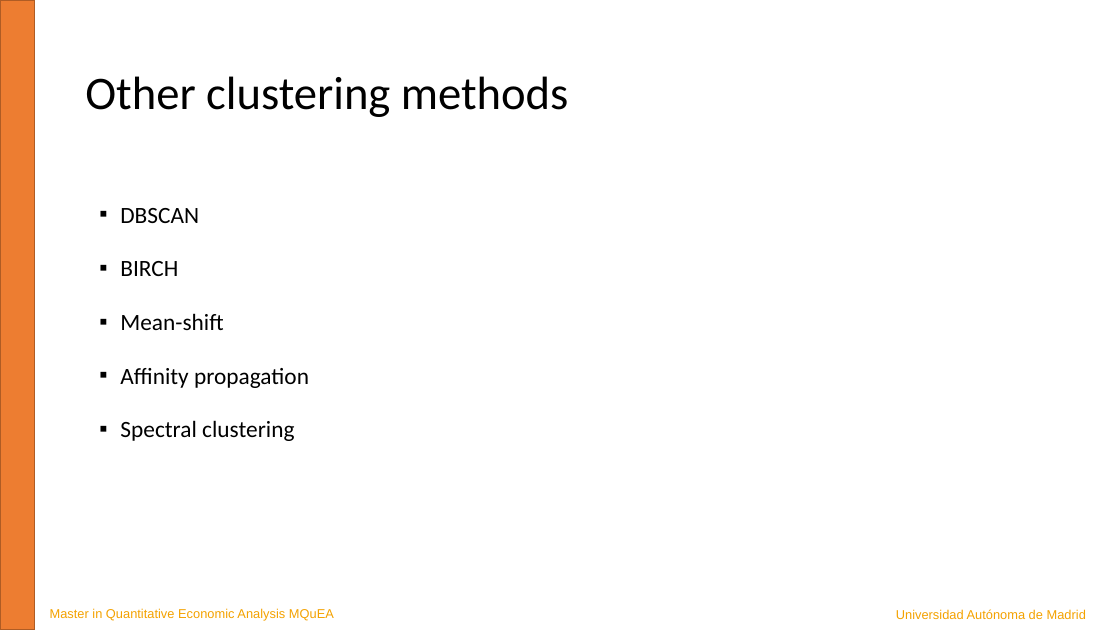
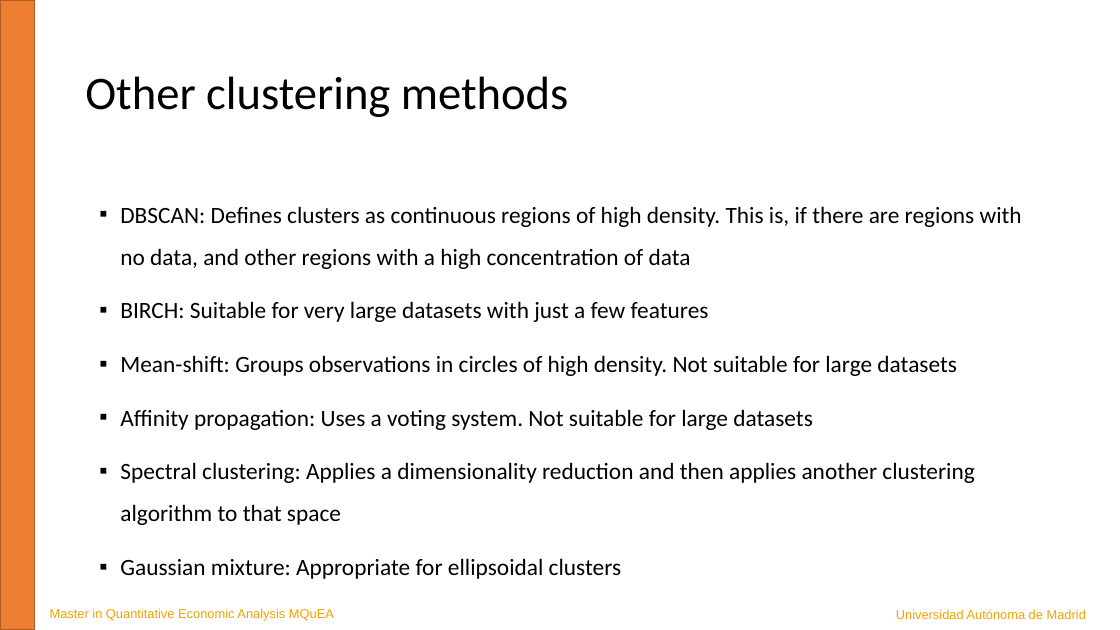
Before and after one commit to JavierBas/IMLEF-MQuEA, a slide deck: slide 17 of Course content/Slides/Topic 8 - Clustering.pptx. Drawn at 1120x630 pixels with LibreOffice and Linux fonts; fonts in the diff are those of the drawing. Boxes give left, top, right and bottom in pixels: in the first picture for what was removed or moved away, otherwise in the second. Text is boxed around its words. In the diff, an @@ line names an element or a change of style, - is before the commit and + after.

Commit message:
Update presentations and notebooks

```diff
--- a/Course content/Slides/Topic 8 - Clustering.pptx
+++ b/Course content/Slides/Topic 8 - Clustering.pptx
@@ text at bbox=[120, 206, 1022, 579]: text changed @@
-▪ DBSCAN
-▪ BIRCH
-▪ Mean-shift
-▪ Affinity propagation
-▪ Spectral clustering
+▪ DBSCAN: Defines clusters as continuous regions of high density. This is, if there are regions with no data, and other regions with a high concentration of data
+▪ BIRCH: Suitable for very large datasets with just a few features
+▪ Mean-shift: Groups observations in circles of high density. Not suitable for large datasets
+▪ Affinity propagation: Uses a voting system. Not suitable for large datasets
+▪ Spectral clustering: Applies a dimensionality reduction and then applies another clustering algorithm to that space
+▪ Gaussian mixture: Appropriate for ellipsoidal clusters
```
Also in this commit, not shown: 1 other file.
